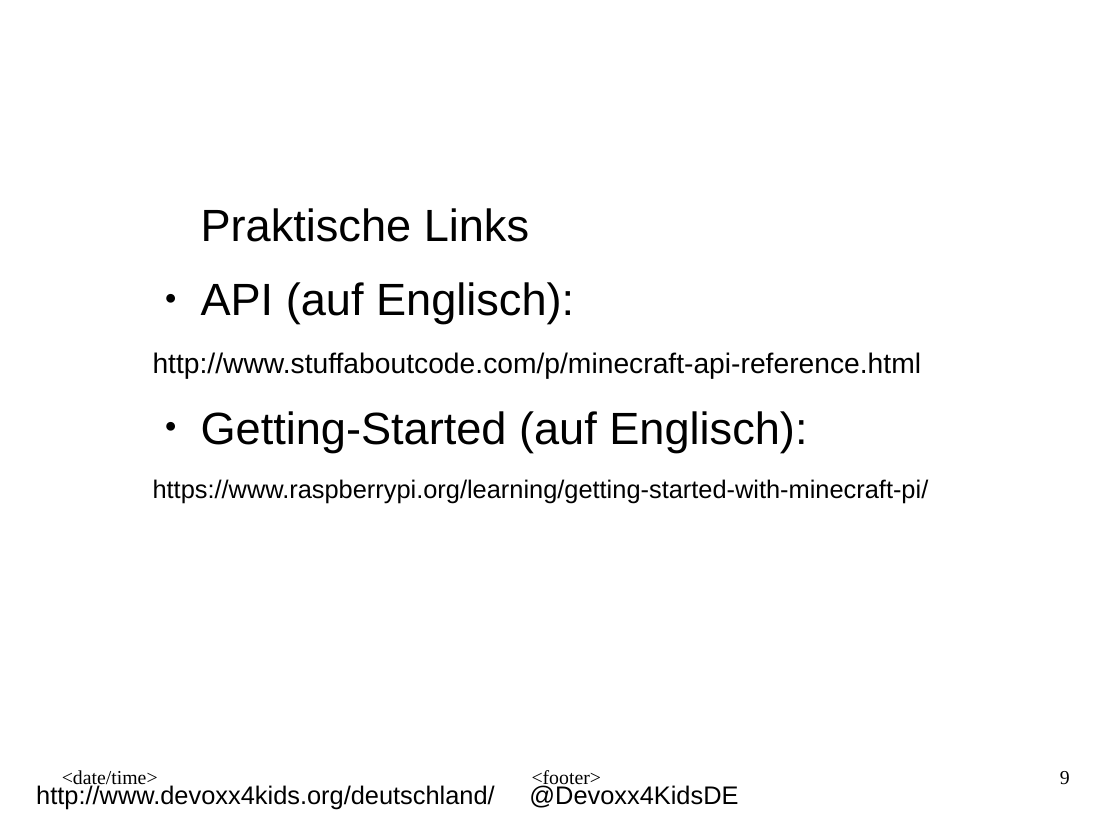
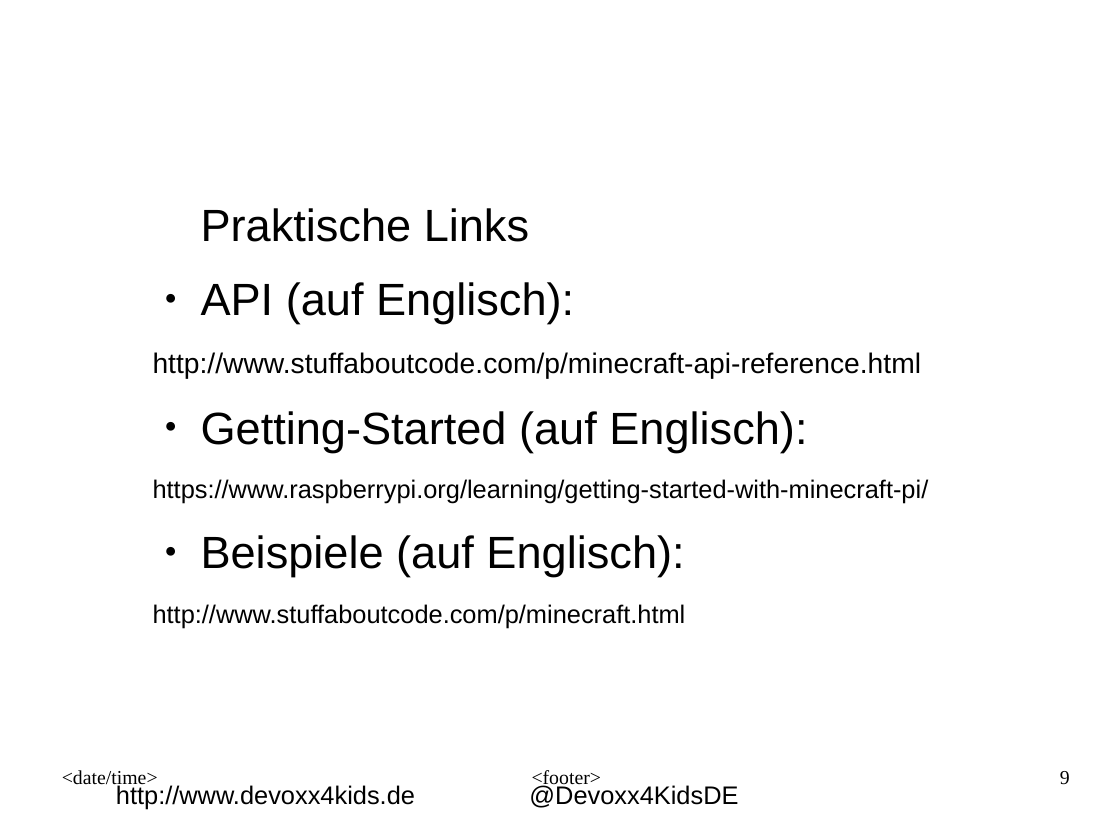
Before and after one commit to Devoxx4KidsDE/workshop-minecraft-modding-raspberry-pi, a slide deck: slide 9 of presentation/minecraft@pi_de.odp. Drawn at 1120x840 pixels with LibreOffice and Linux fonts; fonts in the diff are those of the drawing; background and template pictures are left out. Boxes give left, top, right and bottom in pixels: in the first picture for what was removed or moved away, otherwise in the second. Text is boxed around its words. In the diff, an @@ line names an element or a change of style, - is before the commit and + after.

```diff
--- a/presentation/minecraft@pi_de.odp
+++ b/presentation/minecraft@pi_de.odp
@@ text at [153, 535, 686, 628]: paragraphs added @@
+● Beispiele (auf Englisch):
+http://www.stuffaboutcode.com/p/minecraft.html
@@ text at [116, 784, 415, 810]: text changed @@
-http://www.devoxx4kids.org/deutschland/
+http://www.devoxx4kids.de
```
Also in this commit, not shown: 5 other slides changed, 3 slides added, 3 slides removed, 10 other files.
